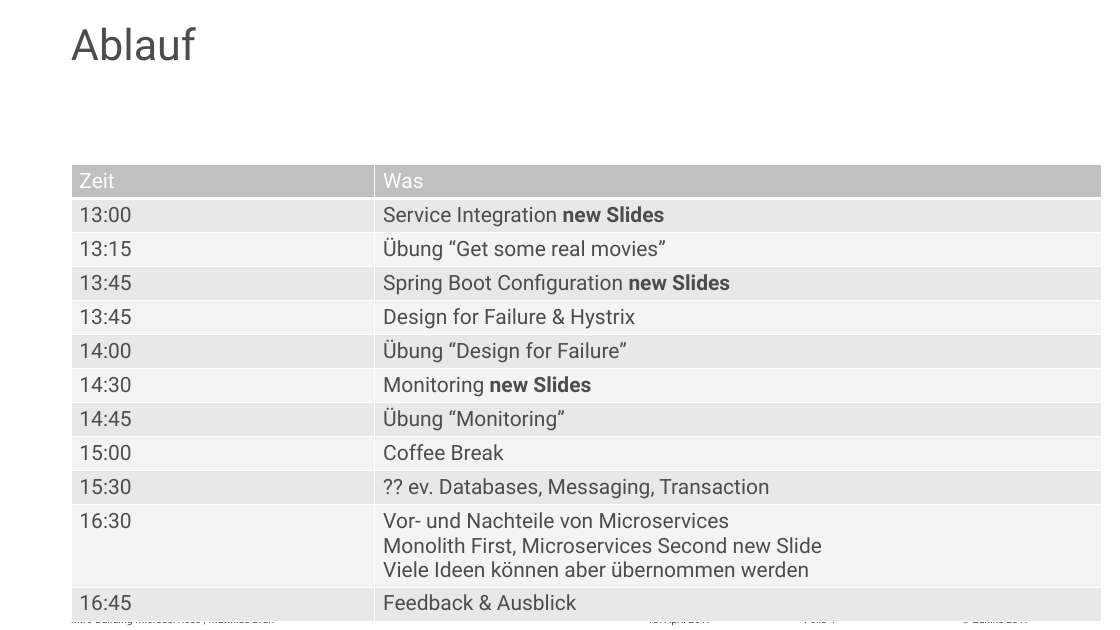
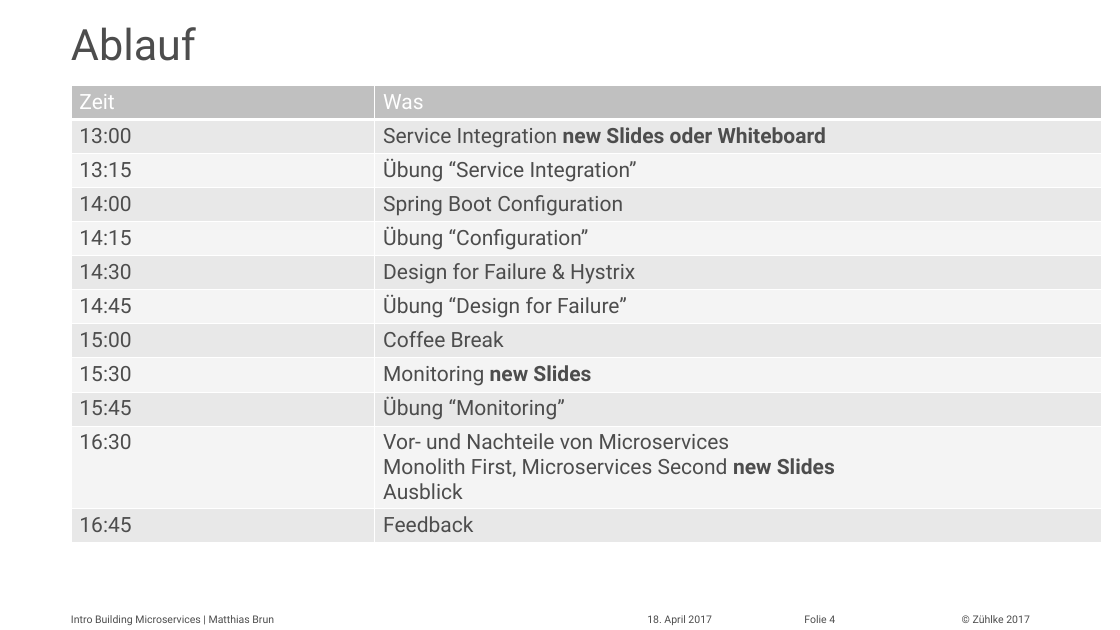
Before and after one commit to mat1/building-microservices, a slide deck: slide 4 of slides/Intro.pptx. Drawn at 1120x630 pixels with LibreOffice and Linux fonts; fonts in the diff are those of the drawing. Boxes give left, top, right and bottom in pixels: in the first picture for what was removed or moved away, otherwise in the second. Text is boxed around its words. In the diff, an @@ line names an element or a change of style, - is before the commit and + after.

```diff
--- a/slides/Intro.pptx
+++ b/slides/Intro.pptx
@@ table at [71, 86, 1102, 544] @@
-row 2: 13:00 | Service Integration new Slides
-row 3: 13:15 | Übung “Get some real movies”
-row 4: 13:45 | Spring Boot Configuration new Slides
-row 5: 13:45 | Design for Failure & Hystrix
-row 6: 14:00 | Übung “Design for Failure”
-row 7: 14:30 | Monitoring new Slides
-row 8: 14:45 | Übung “Monitoring”
+row 2: 13:00 | Service Integration new Slides oder Whiteboard
+row 3: 13:15 | Übung “Service Integration”
+row 4: 14:00 | Spring Boot Configuration
+row 5: 14:15 | Übung “Configuration”
+row 6: 14:30 | Design for Failure & Hystrix
+row 7: 14:45 | Übung “Design for Failure”
-row 10: 15:30 | ?? ev. Databases, Messaging, Transaction
-row 11: 16:30 | Vor- und Nachteile von Microservices / Monolith First, Microservices Second new Slide / Viele Ideen können aber übernommen werden
-row 12: 16:45 | Feedback & Ausblick
+row 9: 15:30 | Monitoring new Slides
+row 10: 15:45 | Übung “Monitoring”
+row 11: 16:30 | Vor- und Nachteile von Microservices / Monolith First, Microservices Second new Slides / Ausblick
+row 12: 16:45 | Feedback
@@ table: place and size @@
-table at [71, 165, 1102, 623]
+table at [71, 86, 1102, 544]
```
Also in this commit, not shown: 1 other slide changed.
